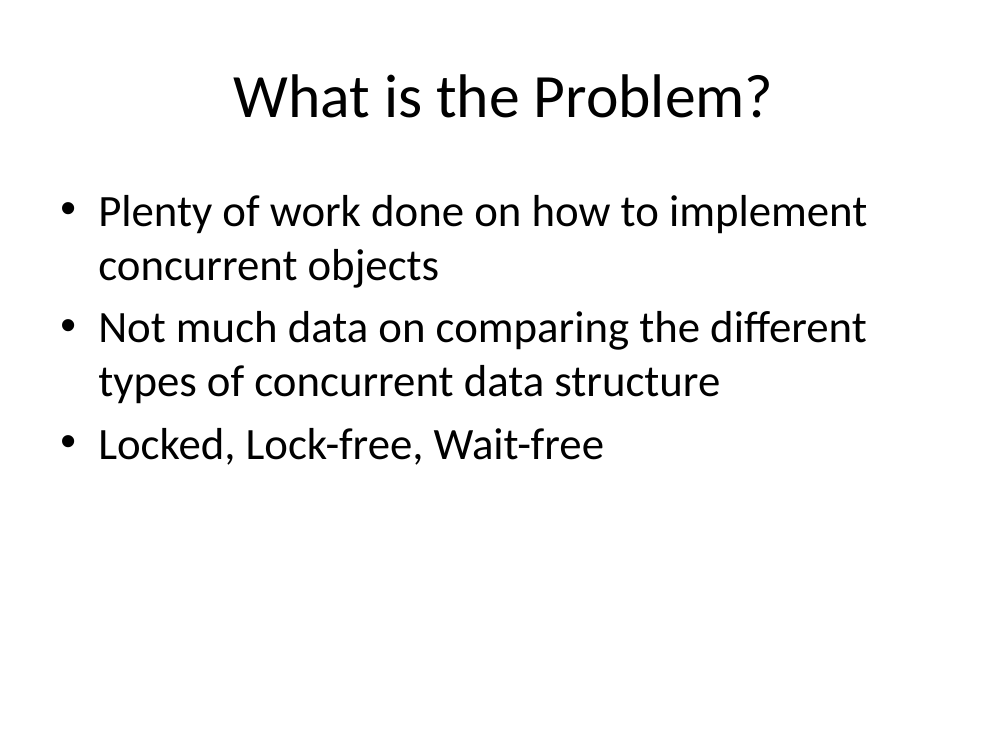
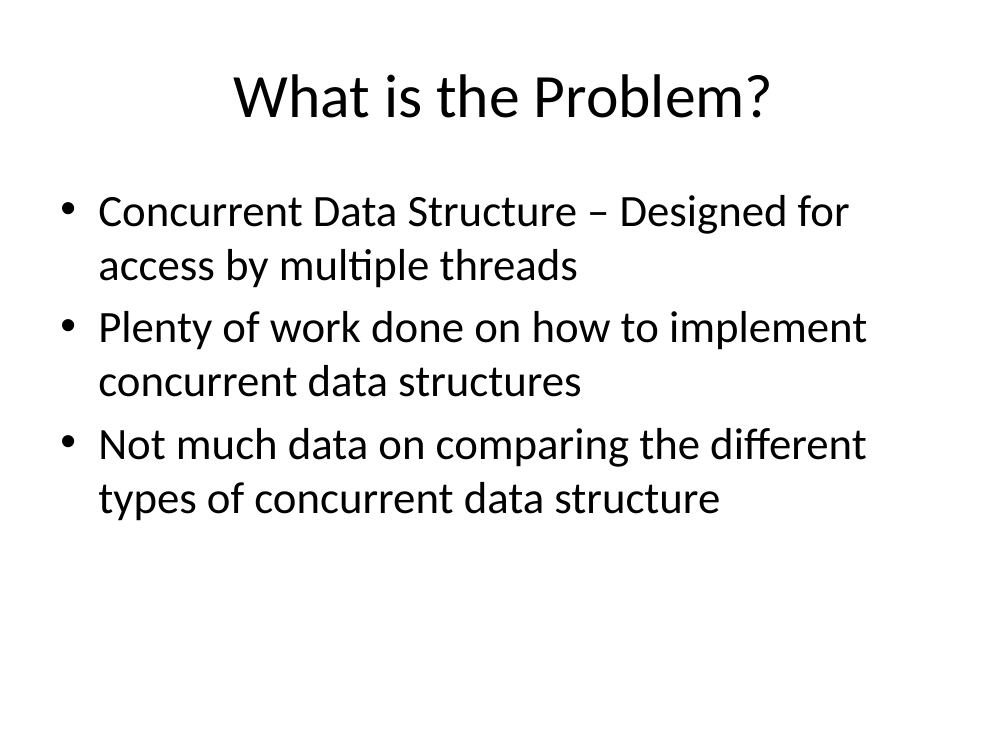
Before and after one commit to gibsonma/FYP, a slide deck: slide 2 of Report/FYP_Presentation.pptx. Drawn at 1008x756 pixels with LibreOffice and Linux fonts; fonts in the diff are those of the drawing. Boxes give left, top, right and bottom in pixels: in the first picture for what was removed or moved away, otherwise in the second. Text is boxed around its words. In the diff, an @@ line names an element or a change of style, - is before the commit and + after.

Commit message:
Updated the fyp presentation

```diff
--- a/Report/FYP_Presentation.pptx
+++ b/Report/FYP_Presentation.pptx
@@ text at [98, 195, 867, 397]: text changed @@
-• Plenty of work done on how to implement concurrent objects
+• Concurrent Data Structure – Designed for access by multiple threads
+• Plenty of work done on how to implement concurrent data structures
@@ text at [98, 428, 604, 465]: paragraph removed @@
-• Locked, Lock-free, Wait-free
```
Also in this commit, not shown: 3 other slides changed, 5 slides added.
